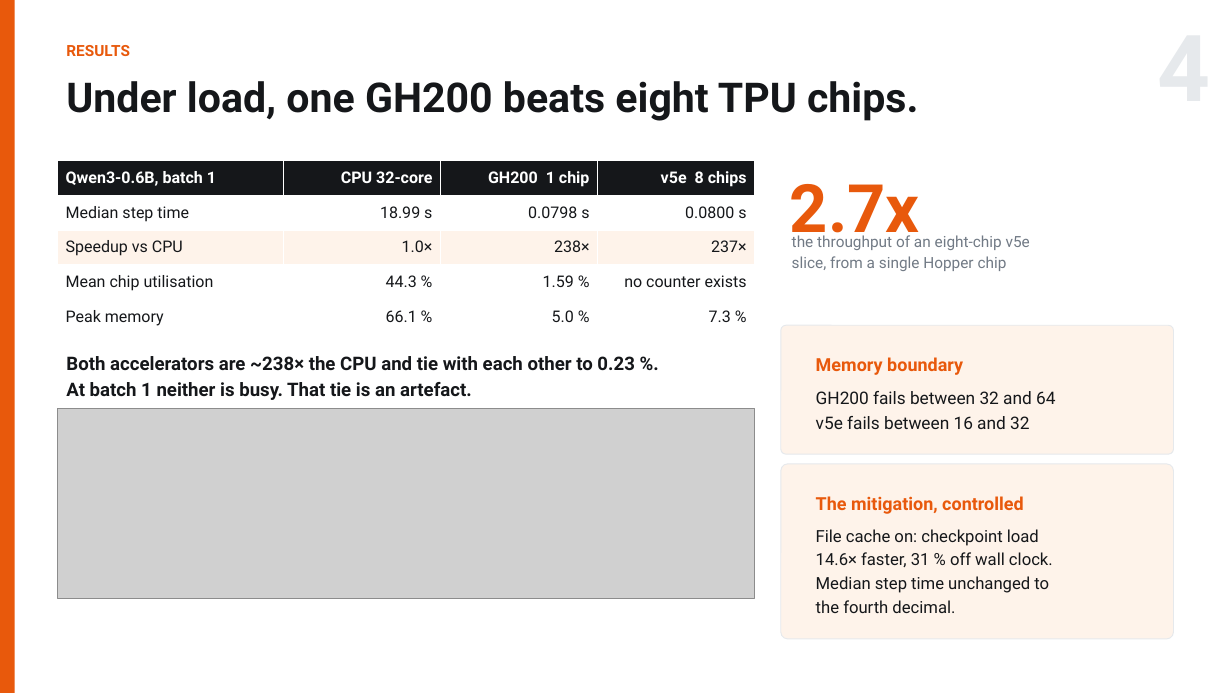
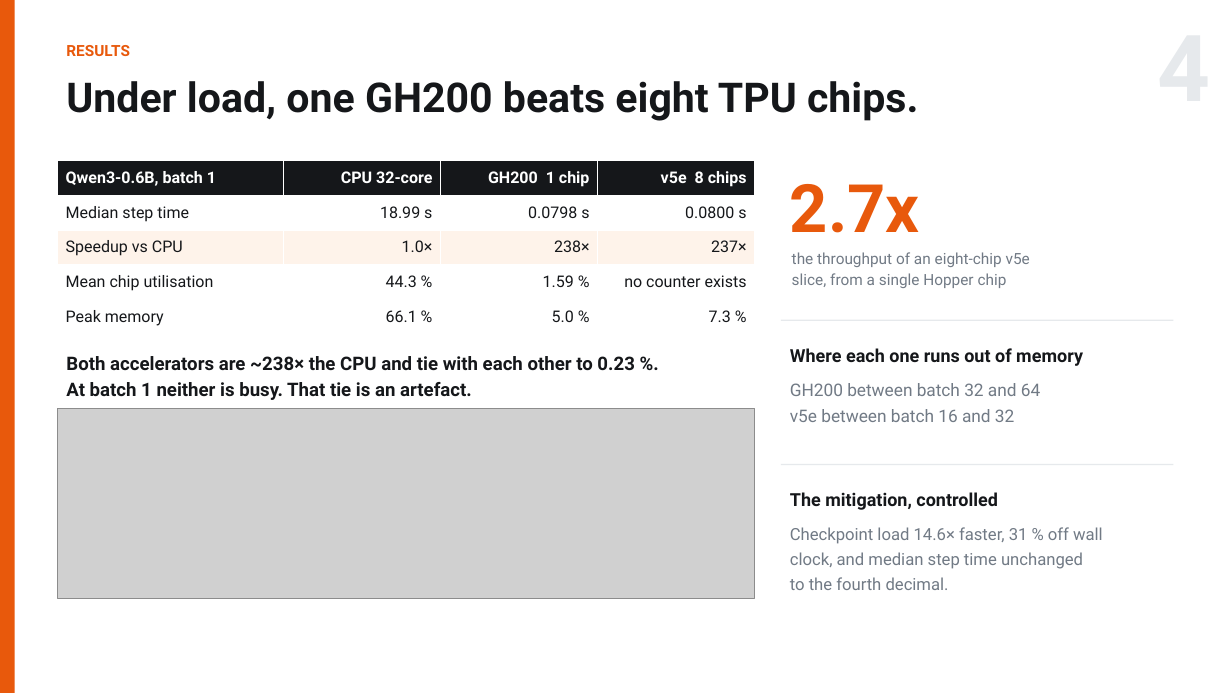
Before and after one commit to RN0L/qwen3-icd10-scaling, a slide deck: slide 4 of slides/ME344_Final_Arnold_Hambuch.pptx. Drawn at 1232x693 pixels with LibreOffice and Linux fonts; fonts in the diff are those of the drawing; grey boxes stand for pictures. Boxes give left, top, right and bottom in pixels: in the first picture for what was removed or moved away, otherwise in the second. Text is boxed around its words. In the diff, an @@ line names an element or a change of style, - is before the commit and + after.

Commit message:
Deck: cut the card grids, let one thing per slide be loud
Two boxes read as machine-written and are gone: the "Scaling recommendation"
paragraph and the "What this means for Dr. Findus" card. Both were four to six
lines of running prose inside a tinted rectangle, which is a document pretending
to be a slide.

The wider problem was that the tinted rounded card had become the default wrapper
for anything that was not a table or a chart -- eight of them across five slides,
every one the same size and weight. When everything is enclosed, nothing is
emphasised. Down to two, and both earn it: slide 3's red card is the one anomaly
in the whole project (a run that reported 11 million tokens/s with status ok), and
slide 2's outlined bar is the storage path the slide builds towards.

What replaced them:

  slide 1  the startup block loses its tint, so the problem statement is no longer
           the second-loudest thing on the problem slide; the research question
           gets a rule above it and moves up out of a dead band
  slide 2  three identical cards become three columns with a rule and hairline
           dividers -- same structure, without three equal boxes
  slide 4  two cards become type on hairlines, which also fills the empty quadrant
  slide 5  three equal stat cards and two prose blocks become one 96pt number,
           two subordinate findings, and a bottom band: a directive and the cost
           pair as a number rather than a paragraph

Cost survives the edit, without the framing: $0.56 against $5.72 per 1,000 steps,
with the proxy caveat kept.

Tooling, because this could not be checked by eye:

- the layout check now estimates each text block's real occupied rectangle and
  flags text overlapping text, not just text crossing a slide edge. It found four
  collisions immediately, including one in stat() where the caption offset was a
  fixed 0.74in regardless of how large the number was set.
- slides/preview.py rasterises the deck with Pillow. There is no headless PPTX
  renderer on this machine and driving Keynote by AppleScript blocks on a
  permissions prompt, which left slide design being changed sight-unseen. It is an
  approximation and says so.

The committed PDF is NOT regenerated by this commit and is now stale.

```diff
--- a/slides/ME344_Final_Arnold_Hambuch.pptx
+++ b/slides/ME344_Final_Arnold_Hambuch.pptx
@@ text "2.7x" rewrapped from [790,184,920,248] to [790,184,920,233] @@
@@ text "the throughput of an eight-chip ...": place and size @@
-text "the throughput of an eight-chip ..." at [792,235,1030,271]
+text "the throughput of an eight-chip ..." at [792,252,1030,288]
@@ rectangle: place and size @@
-rectangle at [781,325,1174,454]
+rectangle at [781,320,1174,321]
@@ rectangle at [781,320,1174,321]: rounded rectangle to rectangle; fill #FEF3EA to #E6E9EC; outline #E6E9EC 0.75 pt to none @@
@@ text at [790,348,1083,366]: text changed; text colour #E8590C to #15171A @@
-Memory boundary
+Where each one runs out of memory
@@ text at [790,383,1040,422]: text changed; text colour #15171A to #717A85 @@
-GH200 fails between 32 and 64
-v5e fails between 16 and 32
+GH200 between batch 32 and 64
+v5e between batch 16 and 32
@@ rounded rectangle removed at [781,464,1174,639] @@
@@ rectangle added at [781,464,1174,465], fill #E6E9EC @@
@@ text "The mitigation, controlled": place and size @@
-text "The mitigation, controlled" at [816,496,1024,514]
+text "The mitigation, controlled" at [790,492,998,510]
@@ text "The mitigation, controlled" at [790,492,998,510]: text colour #E8590C to #15171A; less space between paragraphs @@
@@ text at [790,527,1103,590]: text changed; text colour #15171A to #717A85 @@
-File cache on: checkpoint load
-14.6× faster, 31 % off wall clock.
-Median step time unchanged to
-the fourth decimal.
+Checkpoint load 14.6× faster, 31 % off wall
+clock, and median step time unchanged
+to the fourth decimal.
```
Also in this commit, not shown: 3 other slides changed, 3 other files.
